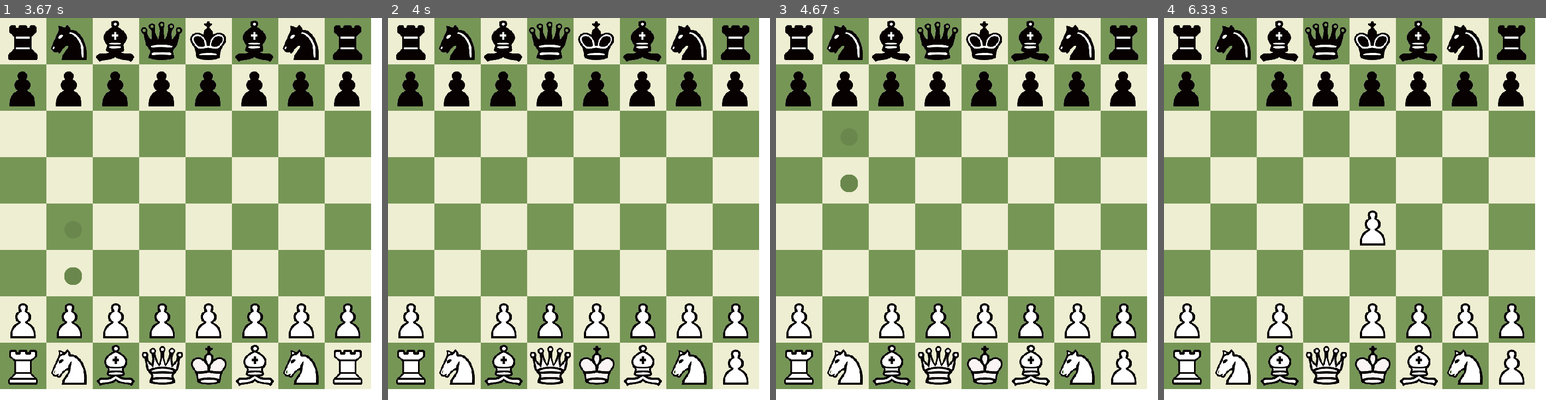
Above: before the commit, frames 1-4 (left to right).
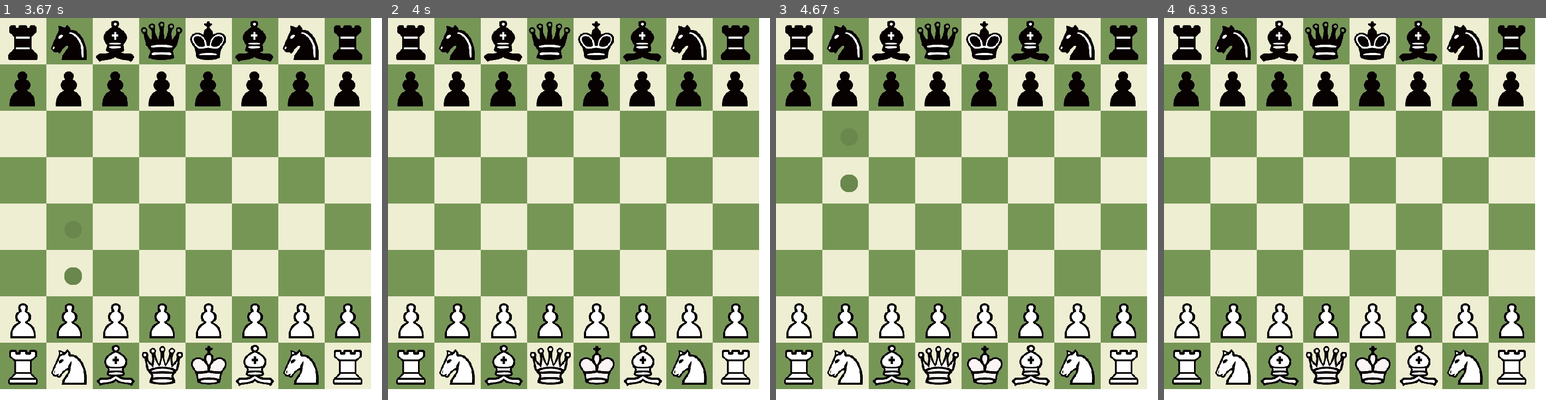
Above: after the commit, the same moments.

Repository: Amiros1322/Chess
Game: pygame game, started from Main.py
Same seed, same stepped clock (60 frames per second), same inputs: the game is played once before the commit and once after it.
Inputs (mouse positions are in pixels of both pictures, inside the frame that each line leads up to):
- Up to frame 1 (3.67 s): click (191, 209) at 0.4 s; click (72, 296) at 3.3 s; click (332, 342) at 3.63 s
- Up to frame 2 (4 s): no input
- Up to frame 3 (4.67 s): click (867, 67) at 4.4 s
- Up to frame 4 (6.33 s): click (1362, 79) at 4.73 s; click (1263, 132) at 5.07 s; click (1335, 308) at 5.8 s; click (1358, 251) at 6.13 s

Frame 1 is identical in both runs. In frame 2, 0.7% of the frame differs, in the area x 14-95%, y 74-96%; in frame 3, 0.7%; in frame 4, 1.9%, in the area x 14-95%, y 14-96%.

Commit message:
Implemented en passant. Changed 'poss_moves' Piece function input to Board, and not just Board.back_board to access Board.en_passant

Diff:
--- a/Bishop.py
+++ b/Bishop.py
@@ -15,5 +15,5 @@
     def __name__():
         return "Bishop"
 
-    def poss_moves(self, back_board):
-        return self.all_diag(back_board)
+    def poss_moves(self, board):
+        return self.all_diag(board.back_board)
--- a/Board.py
+++ b/Board.py
@@ -26,6 +26,7 @@
         else:
             raise Exception("Invalid Sprite_dict")
 
+        self.en_passant = None  # Square that can be taken en passant. None or (x, y) of square that can be taken.
         self.back_board = self.__new_back_board()
         self.use_gui = use_gui
         self.str_board = self.__new_str_board()
@@ -43,7 +44,7 @@
         piece = self.back_board[old_y][old_x]
 
         # check for king being taken
-        if isinstance(self.back_board[new_y][new_x], King):
+        if type(self.back_board[new_y][new_x]) is King:
             if self.back_board[new_y][new_x].color == "white":
                 self.winner = "black"
             elif self.back_board[new_y][new_x].color == "black":
--- a/King.py
+++ b/King.py
@@ -18,7 +18,7 @@
     runs through the three possibilities for that coordinate, and checks if it is open or not with \
     try except."
 
-    def poss_moves(self, b_board):
+    def poss_moves(self, board):
         squares = [(self.x + 1, self.y), (self.x + 1, self.y + 1), (self.x, self.y + 1),
                    (self.x - 1, self.y + 1),  (self.x - 1, self.y), (self.x - 1, self.y - 1),
                    (self.x, self.y - 1), (self.x + 1, self.y + 1)]
@@ -27,7 +27,7 @@
             try:
                 y = squares[i][1]
                 x = squares[i][0]
-                if min(squares[i]) < 0 or max(squares[i]) > 7 or b_board[y][x].color == self.color:
+                if min(squares[i]) < 0 or max(squares[i]) > 7 or board.back_board[y][x].color == self.color:
                     squares.remove(squares[i])
                     i -= 1
             except:
--- a/Knight.py
+++ b/Knight.py
@@ -43,5 +43,5 @@
         squares = [(self.x + 1, self.y + 2), (self.x + 2, self.y + 1), (self.x + 2, self.y - 1),
                    (self.x + 1, self.y - 2), (self.x - 1, self.y - 2), (self.x - 2, self.y - 1),
                    (self.x - 2, self.y + 1), (self.x - 1, self.y + 2)]
-        valids = self.valid_moves(squares, board)
+        valids = self.valid_moves(squares, board.back_board)
         return valids
--- a/Main.py
+++ b/Main.py
@@ -44,7 +44,7 @@
 
         # Returns the possible moves of the piece on square (x, y)
         piece = game_board.back_board[y][x]
-        moves = piece.poss_moves(game_board.back_board)
+        moves = piece.poss_moves(game_board)
         game_board.show_selection(moves)
         print("{0} selected".format(piece.__name__()))
 
--- a/Pawns.py
+++ b/Pawns.py
@@ -12,8 +12,18 @@
 
     def __init__(self, x, y, color, sprite=None):
         super().__init__(x, y, color, sprite=sprite)
-        # if a pawn moves 2 squares, an opponent may do take the piece and move to the first
-        # square the pawn moved past.
+
+        # En passant
+        self.can_be_taken_EP = False
+
+        # all pawn movements are one or two squares, but in different directions and with different starting
+        # squares depending on the color of the piece.
+        if self.color == "white":
+            self.change = -1
+            self.first_y = 6
+        else:
+            self.change = 1
+            self.first_y = 1
 
     def __str__(self):
         if self.color == "white":
@@ -24,33 +34,30 @@
     def __name__():
         return "Pawn"
 
-    def poss_moves(self, back_board):
-        # all pawn movements are one or two squares, but in different directions and with different starting
-        # squares depending on the color of the piece.
-        change = 1  # the direction the piece moves in - will change to -1 if piece is white.
-        first_y = 1  # the y value that the piece starts on
-
-        if str(self).islower():
-            change = -1
-            first_y = 6
-
+    def poss_moves(self, board):
+        back_board = board.back_board
         poss_moves = []
 
         # adds the square in front of the pawn to poss_moves if it is empty.
-        if back_board[self.y + change][self.x] is None:
-            poss_moves.append((self.x, self.y + 1 * change))
+        if back_board[self.y + self.change][self.x] is None:
+            poss_moves.append((self.x, self.y + 1 * self.change))
 
         # if the piece is on it's starting square, it can move 2 squares at once.This possibility is added to poss_moves
-        if self.y == first_y and back_board[self.y + 2 * change][self.x] is None and back_board[self.y + change][self.x] is None:
-            poss_moves.append((self.x, self.y + 2 * change))
+        if self.y == self.first_y and back_board[self.y + 2 * self.change][self.x] is None and back_board[self.y + self.change][self.x] is None:
+            poss_moves.append((self.x, self.y + 2 * self.change))
+
+        # Adds taking en passant if possible.
+        if self.can_take_ep(board):
+            poss_moves.append(board.en_passant)
+
         try:
-            if back_board[self.y + 1 * change][self.x + 1].color != self.color:
-                poss_moves.append((self.x + 1, self.y + change))
+            if back_board[self.y + 1 * self.change][self.x + 1].color != self.color:
+                poss_moves.append((self.x + 1, self.y + self.change))
         except:
             pass
         try:
-            if back_board[self.y + change][self.x - 1].color != self.color:
-                poss_moves.append((self.x - 1, self.y + change))
+            if back_board[self.y + self.change][self.x - 1].color != self.color:
+                poss_moves.append((self.x - 1, self.y + self.change))
         except:
             pass
 
@@ -78,10 +85,9 @@
         board.back_board[self.y][self.x] = new_piece_obj
         board.str_board[self.y][self.x] = str(new_piece_obj)
 
-    # TODO implement
+    def can_take_ep(self, board):
+        if not board.en_passant:
+            return False
 
-    """
-    def take_passant(self, back_board):
-        try:
-            if back_board[self.y][self.x + 1]
-    """
+        if abs(self.x - board.en_passant[0]) == 1 and self.y + self.change == board.en_passant[1]:
+            return True
--- a/Piece.py
+++ b/Piece.py
@@ -1,6 +1,7 @@
 from abc import ABCMeta, abstractmethod
 from copy import deepcopy, copy
 import math
+
 
 class Piece(object, metaclass=ABCMeta):
 
@@ -36,11 +37,26 @@
         board.str_board[self.y][self.x] = self.empty_vis()
         board.str_board[new_y][new_x] = self.visualization()
 
+        # Removes piece taken piece if taking en passant
+        if board.en_passant and new_x == board.en_passant[0] and new_y == board.en_passant[1]:
+            board.back_board[self.y][new_x] = None
+            print(f"Delete {(self.y, new_x)}")
+            # if self.color == "white":
+            #     board.back_board[self.y][new_x] = None
+            #     print(f"Delete {(self.y, new_x)}")
+            # else:
+            #     board.back_board[self.y + 1][new_x] = None
+            #     print(f"Delete {(self.y + 1, new_x)}")
+
+        board.en_passant = None
+
         # en passant check
-        if self.__name__ == "Pawn" and math.fabs(self.y - new_y) == 2:
-            board.back_board[self.y][self.x] = self
-            board.str_board[self.y][self.x] = "-"
-            self.en_passant.append()
+        if str(self) in ('p', 'P') and math.fabs(self.y - new_y) == 2:
+            if self.color == "white":
+                board.en_passant = (self.x, new_y + 1)
+            else:
+                board.en_passant = (self.x, new_y - 1)
+            print(board.en_passant)
 
         self.x = new_x
         self.y = new_y
--- a/PyGameGUI.py
+++ b/PyGameGUI.py
@@ -24,7 +24,7 @@
 
 # Options for manual debugging
 IGNORE_TURNS = True
-MOVE_ANYWHERE = True
+MOVE_ANYWHERE = False
 
 clock = pygame.time.Clock()
 pygame.display.set_caption("Chess")
@@ -108,7 +108,7 @@
 
 # given a piece and its valid moves, updates the board and changes the valid move.
 def update_possible_moves(piece: Piece, board: Board):
-    new_moves = piece.poss_moves(board.back_board)
+    new_moves = piece.poss_moves(board)
     log_board.show_selection(new_moves)
     return new_moves
 
--- a/Queen.py
+++ b/Queen.py
@@ -15,7 +15,7 @@
     def __name__():
         return "Queen"
 
-    def poss_moves(self, b_board):
-        squares = self.all_diag(b_board)
-        squares.extend(self.horizontal_moves(b_board))
+    def poss_moves(self, board):
+        squares = self.all_diag(board.back_board)
+        squares.extend(self.horizontal_moves(board.back_board))
         return squares
--- a/Rook.py
+++ b/Rook.py
@@ -16,5 +16,5 @@
     def __name__():
         return "Rook"
 
-    def poss_moves(self, b_board):
-        return self.horizontal_moves(b_board)
+    def poss_moves(self, board):
+        return self.horizontal_moves(board.back_board)
